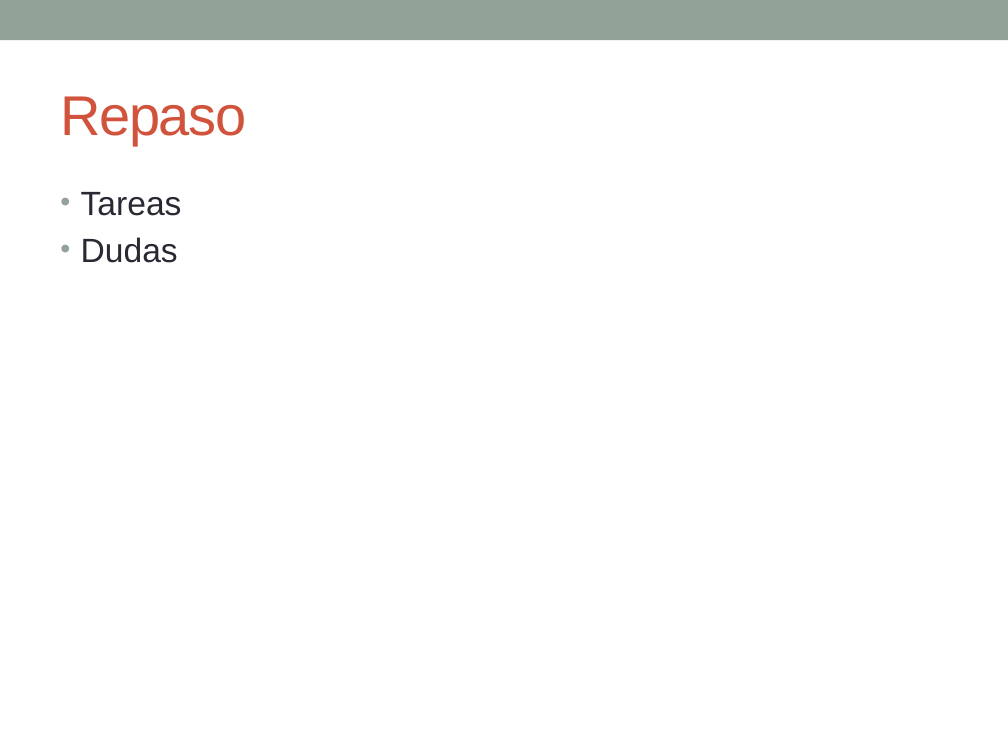
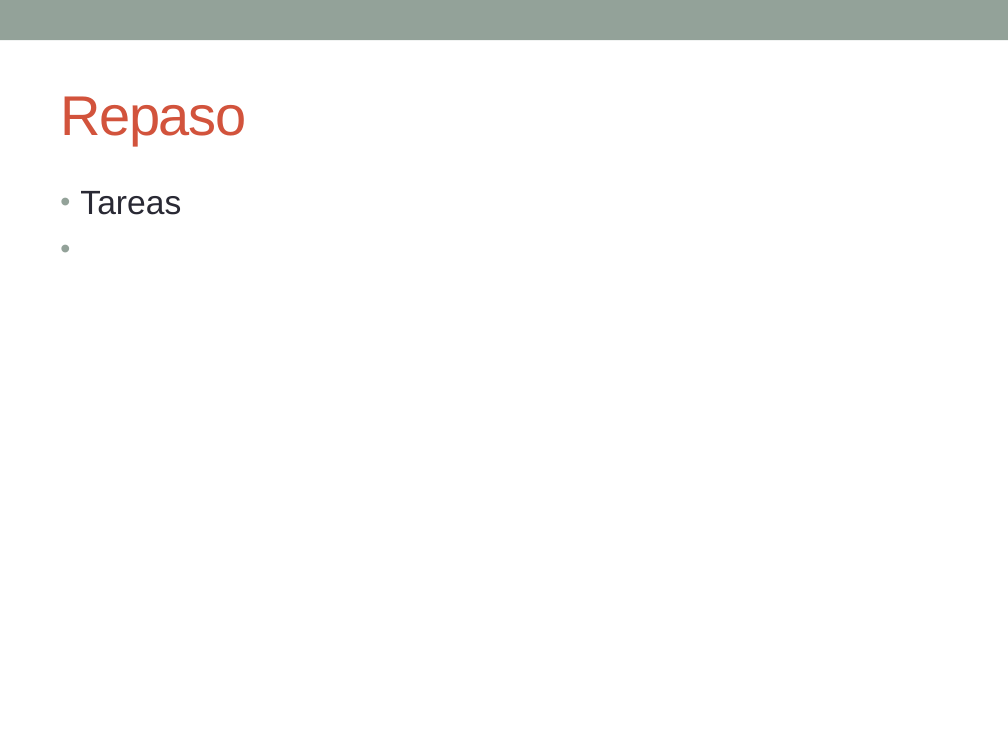
Before and after one commit to esolorzanob/UPI_Introduccion, a slide deck: slide 3 of Semana 4.pptx. Drawn at 1008x756 pixels with LibreOffice and Linux fonts; fonts in the diff are those of the drawing. Boxes give left, top, right and bottom in pixels: in the first picture for what was removed or moved away, otherwise in the second. Text is boxed around its words. In the diff, an @@ line names an element or a change of style, - is before the commit and + after.

```diff
--- a/Semana 4.pptx
+++ b/Semana 4.pptx
@@ text at (81, 237, 178, 263): paragraph removed @@
-• Dudas
```
Also in this commit, not shown: 7 other slides changed, 1 other file.
